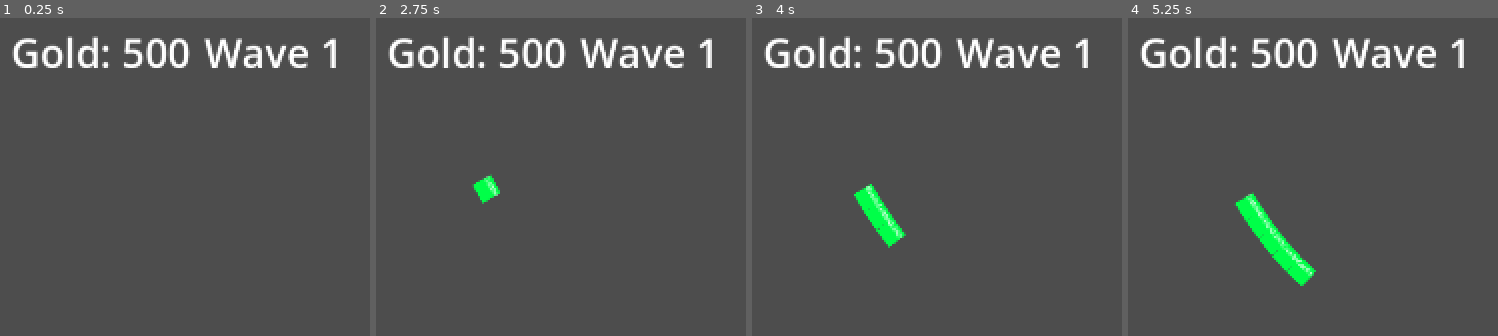
Above: before the commit, frames 1-4 (left to right).
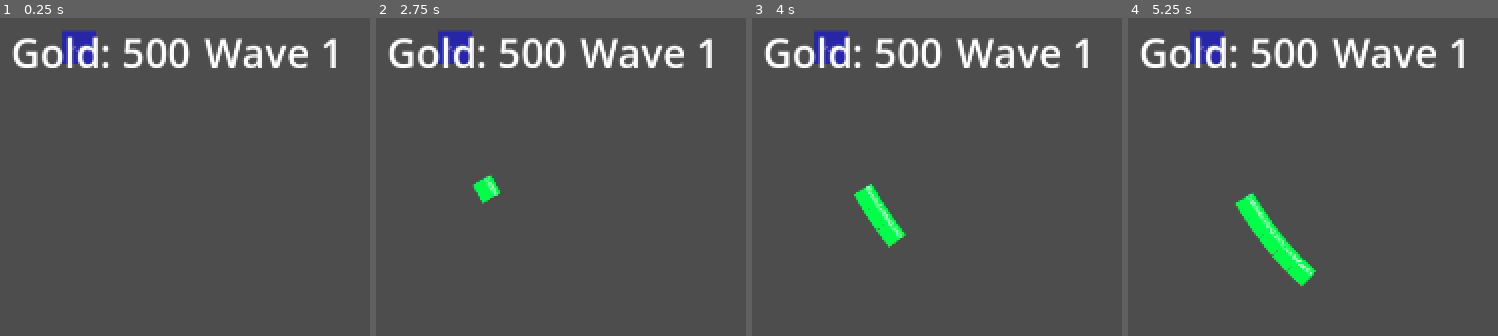
Above: after the commit, the same moments.

Repository: ookeooke/Test-1-Godot
Game: Godot game, scene res://node_2d.tscn
Same seed, same stepped clock (60 frames per second), same inputs: the game is played once before the commit and once after it.
Inputs (mouse positions are in pixels of both pictures, inside the frame that each line leads up to):
- Up to frame 1 (0.25 s): no input
- Up to frame 2 (2.75 s): tap Enter at 0.5, 2 s; move the mouse to (outside the picture) at 0.52 s; click (outside the picture) at 0.67 s; tap Space at 1.25 s; drag from (outside the picture) to (outside the picture) at 1.27 s; move the mouse to (outside the picture) at 2.02 s; click (outside the picture) at 2.17 s
- Up to frame 3 (4 s): tap Space at 2.75 s; drag from (outside the picture) to (766, 329) at 2.77 s; tap Enter at 3.5 s; move the mouse to (outside the picture) at 3.52 s; click (outside the picture) at 3.67 s
- Up to frame 4 (5.25 s): tap Space at 4.25 s; drag from (1142, 329) to (1383, 237) at 4.27 s; move the mouse to (outside the picture) at 5.02 s; click (outside the picture) at 5.17 s

The runs differ from the first frame. In frame 1, 0.8% of the frame differs, in the area x 16-26%, y 3-15%; in frame 2, 0.8%; in frame 3, 0.8%; in frame 4, 0.8%.

Commit message:
Update node_2d.tscn

Diff:
--- a/node_2d.tscn
+++ b/node_2d.tscn
@@ -1,10 +1,13 @@
-[gd_scene load_steps=7 format=3 uid="uid://b1dcv31ty4qix"]
+[gd_scene load_steps=10 format=3 uid="uid://b1dcv31ty4qix"]
 
 [ext_resource type="Script" uid="uid://b25nm746mx3kt" path="res://wave_manager.gd" id="1_0e48y"]
 [ext_resource type="PackedScene" uid="uid://detc10envwuf" path="res://goblin_scout.tscn" id="1_wtcfe"]
 [ext_resource type="PackedScene" uid="uid://crirequ6fnstj" path="res://orc_warrior.tscn" id="3_epypp"]
 [ext_resource type="Script" uid="uid://dn1okdsrbhdnb" path="res://ui.gd" id="4_q6r6c"]
-[ext_resource type="Script" path="res://tower_placement_manager.gd" id="5_tower_manager"]
+[ext_resource type="PackedScene" uid="uid://ysheh4t55e13" path="res://TowerPlacementSpot.tscn" id="5_kdubu"]
+[ext_resource type="Script" uid="uid://d2qjsqbavkt8j" path="res://tower_placement_manager.gd" id="5_tower_manager"]
+[ext_resource type="Script" uid="uid://bfumpvvj0xebi" path="res://tower_placement_spot.gd" id="6_d21ai"]
+[ext_resource type="PackedScene" uid="uid://qnw05e5e648g" path="res://scenes/towers/archer_tower.tscn" id="6_kdubu"]
 
 [sub_resource type="Curve2D" id="Curve2D_y32ns"]
 _data = {
@@ -47,7 +50,13 @@
 theme_override_font_sizes/font_size = 48
 text = "Gold: 500"
 
-[node name="TowerPlacementManager" type="Node2D" parent="."]
+[node name="TowerPlacementManager" type="Node2D" parent="." node_paths=PackedStringArray("placement_spots_parent")]
 script = ExtResource("5_tower_manager")
+placement_spots_parent = NodePath("../PlacementSpots")
+archer_tower_scene = ExtResource("6_kdubu")
+archer_tower_cost = 150
 
 [node name="PlacementSpots" type="Node2D" parent="."]
+script = ExtResource("6_d21ai")
+
+[node name="TowerPlacementSpot" parent="PlacementSpots" instance=ExtResource("5_kdubu")]
